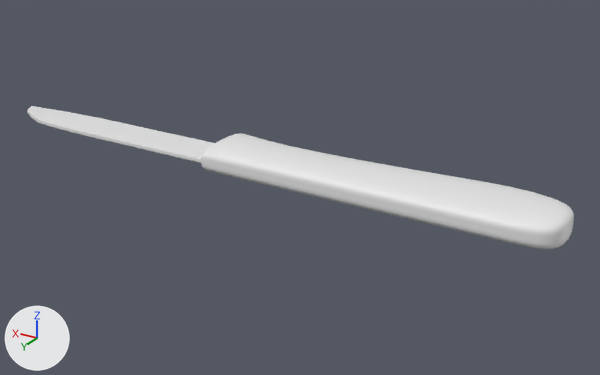
The Blender file cgboost-apple/apple-scene.blend: old version first, new version second.
Both versions are drawn from a camera (50 mm lens) standing at (-0.858, 1.788, 0.844) and looking at (0.256, -0.069, -0.084). The axes (+X, +Y, +Z) are drawn at lower left. The lights are the same throughout.

In view in the first picture: 'Blade', 'Handle'.
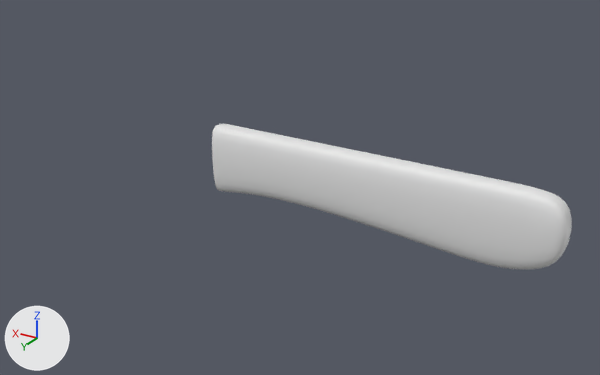
Commit message: So far so good, handle isn't dark again like last time

Changed parts and their boxes [x1, y1, x2, y2] in the pictures (600 x 375 px):
```json
{"object": "Handle", "change": "turned", "before": [201, 133, 574, 249], "after": [212, 124, 572, 269]}
{"object": "Blade", "change": "hidden", "before": [27, 106, 214, 163]}
```

Edits to the scene script, one JSON object a line:
```json
{"op": "set", "path": "ob_handle.rotation_euler", "old": "(1.571, 0.0, 0.0)", "new": "(3.142, 0.0, 0.0)", "note": "degrees (90, 0, 0) -> degrees (180, 0, 0)"}
{"op": "add", "block": "ob_blade", "code": "ob_blade.hide_set(True)"}
```
